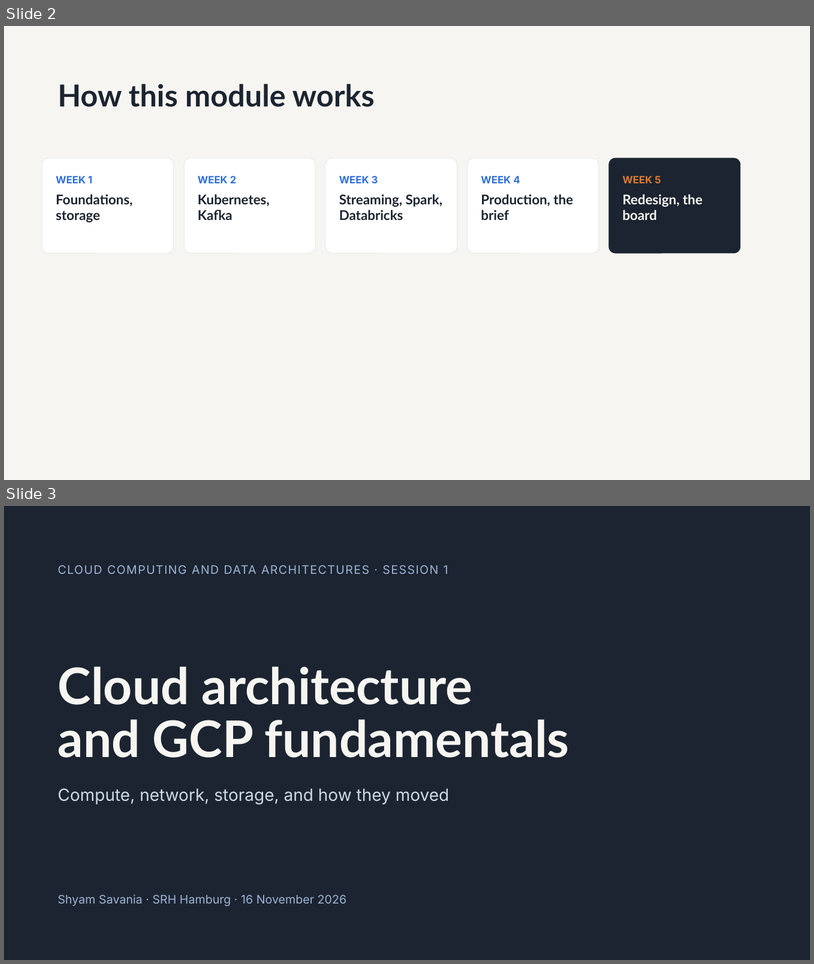
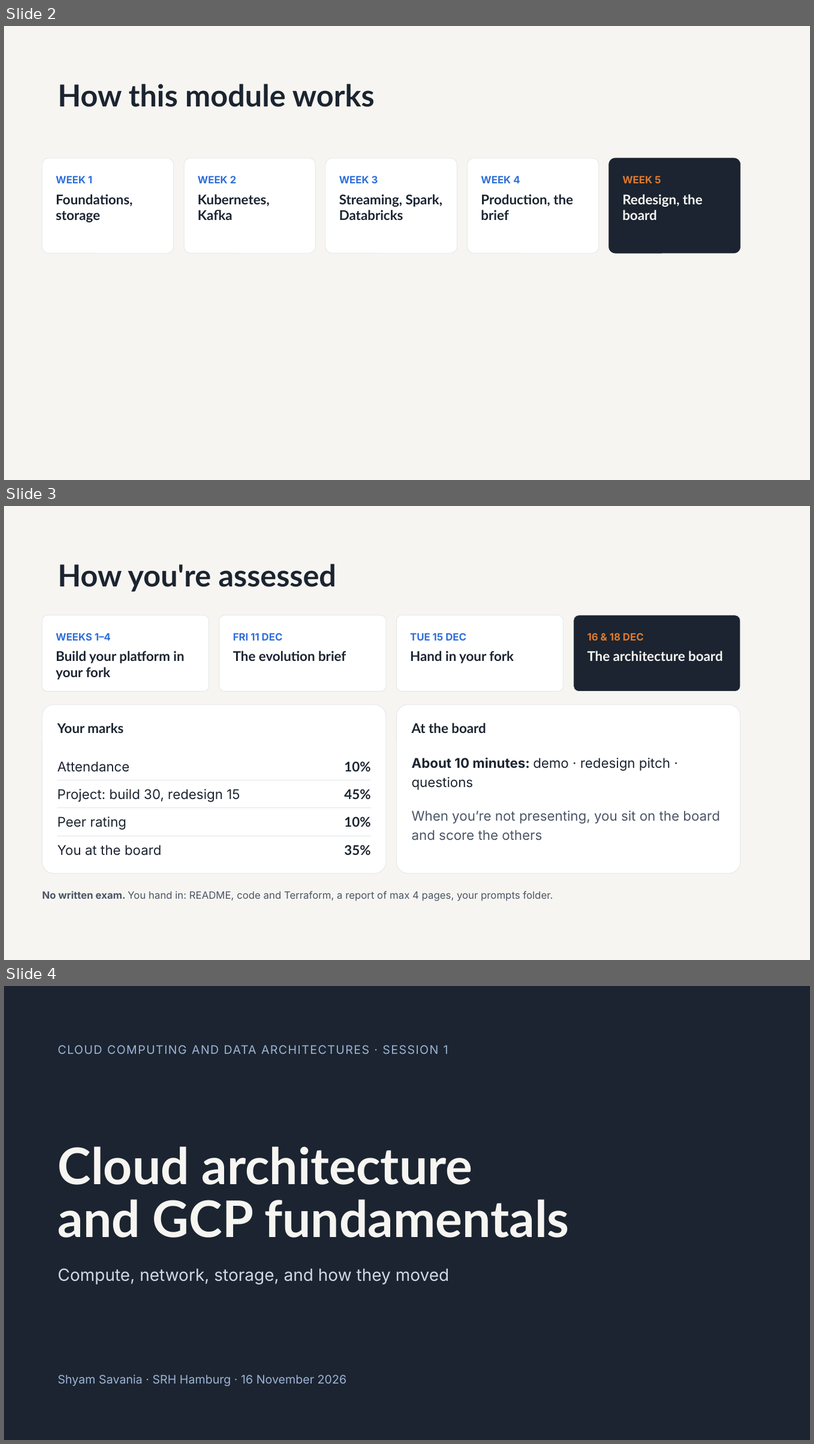
Before and after one commit to 1768SAIKUMAR/cloud-computing-srh, a slide deck: sessions/01-cloud-architecture-and-gcp-fundamentals/slides/session-01-cloud-architecture-and-gcp-fundamentals.pptx. Shown one above the other, each under a label of ours: slides 2 and 3 before the commit, slides 2, 3 and 4 after it. The pictures are 814x964 and 814x1444 pixels, drawn with LibreOffice and Linux fonts; fonts in the diff are those of the drawing. Boxes give left, top, right and bottom in pixels: in the first picture for what was removed or moved away, otherwise in the second. Text is boxed around its words. In the diff, an @@ line names an element or a change of style, - is before the commit and + after.

```diff
--- a/sessions/01-cloud-architecture-and-gcp-fundamentals/slides/session-01-cloud-architecture-and-gcp-fundamentals.pptx
+++ b/sessions/01-cloud-architecture-and-gcp-fundamentals/slides/session-01-cloud-architecture-and-gcp-fundamentals.pptx
@@ slide 3 added at bbox=[4, 506, 810, 960], background #F6F5F1 @@
@@ title added at bbox=[58, 564, 336, 592], 36 pt, text #1B2430, bold @@
+How you're assessed
@@ rounded rectangle added at bbox=[42, 615, 209, 691], fill #FFFFFF, outline #DFE3E8 0.5 pt @@
@@ rounded rectangle added at bbox=[219, 615, 386, 691], fill #FFFFFF, outline #DFE3E8 0.5 pt @@
@@ rounded rectangle added at bbox=[396, 615, 564, 691], fill #FFFFFF, outline #DFE3E8 0.5 pt @@
@@ rounded rectangle added at bbox=[574, 615, 741, 691], fill #1B2430, outline #DFE3E8 0.5 pt @@
@@ text added at bbox=[56, 633, 111, 640], 12 pt, text #2F6FDB, bold @@
+WEEKS 1–4
@@ text added at bbox=[233, 633, 283, 640], 12 pt, text #2F6FDB, bold @@
+FRI 11 DEC
@@ text added at bbox=[410, 633, 467, 640], 12 pt, text #2F6FDB, bold @@
+TUE 15 DEC
@@ text added at bbox=[588, 633, 644, 640], 12 pt, text #E07A2E, bold @@
+16 & 18 DEC
@@ text added at bbox=[56, 651, 184, 679], 16 pt, text #1B2430, bold @@
+Build your platform in your fork
@@ text added at bbox=[233, 651, 346, 661], 16 pt, text #1B2430, bold @@
+The evolution brief
@@ text added at bbox=[410, 651, 514, 663], 16 pt, text #1B2430, bold @@
+Hand in your fork
@@ text added at bbox=[588, 651, 723, 661], 16 pt, text #F6F5F1, bold @@
+The architecture board
@@ rounded rectangle added at bbox=[42, 705, 386, 873], fill #FFFFFF, outline #DFE3E8 0.5 pt @@
@@ rounded rectangle added at bbox=[396, 705, 741, 873], fill #FFFFFF, outline #DFE3E8 0.5 pt @@
@@ text added at bbox=[57, 723, 123, 733], 16 pt, text #1B2430, bold @@
+Your marks
@@ text added at bbox=[412, 723, 486, 733], 16 pt, text #1B2430, bold @@
+At the board
@@ text added at bbox=[412, 757, 720, 840], 16 pt, text #4A5566 @@
+About 10 minutes: demo · redesign pitch · questions
+When you’re not presenting, you sit on the board and score the others
@@ text added at bbox=[57, 761, 130, 772], 16 pt, text #1B2430 @@
+Attendance
@@ text added at bbox=[344, 761, 371, 771], 16 pt, text #1B2430, bold @@
+10%
@@ line added from (57, 780) to (371, 780), #DFE3E8 0.5 pt @@
@@ text added at bbox=[57, 789, 240, 802], 16 pt, text #1B2430 @@
+Project: build 30, redesign 15
@@ text added at bbox=[344, 789, 371, 799], 16 pt, text #1B2430, bold @@
+45%
@@ line added from (57, 808) to (371, 808), #DFE3E8 0.5 pt @@
@@ text added at bbox=[57, 816, 127, 829], 16 pt, text #1B2430 @@
+Peer rating
@@ text added at bbox=[344, 816, 371, 826], 16 pt, text #1B2430, bold @@
+10%
@@ line added from (57, 835) to (371, 835), #DFE3E8 0.5 pt @@
@@ text added at bbox=[57, 844, 162, 855], 16 pt, text #1B2430 @@
+You at the board
@@ text added at bbox=[344, 844, 371, 855], 16 pt, text #1B2430, bold @@
+35%
@@ text added at bbox=[42, 891, 553, 901], 12 pt, text #4A5566 @@
+No written exam. You hand in: README, code and Terraform, a report of max 4 pages, your prompts folder.
@@ what was slide 3 is now slide 4 @@
```
